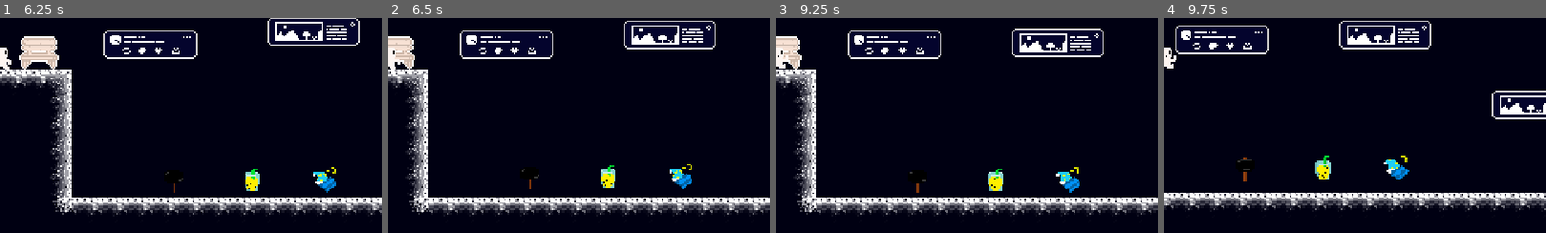
Above: before the commit, frames 1-4 (left to right).
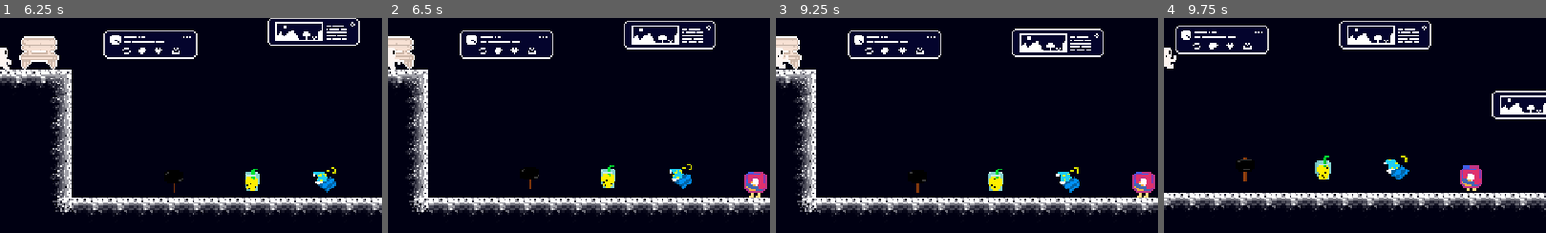
Above: after the commit, the same moments.

Repository: ilmoruuu/dontScroll
Game: Godot game, scene res://scenes/ui/main_menu.tscn
Same seed, same stepped clock (60 frames per second), same inputs: the game is played once before the commit and once after it.
Inputs:
- Up to frame 1 (6.25 s): click "Iniciar" at 0.5 s; tap Enter (ui_accept) at 1.25, 1.52, 2.27, 3.5, 3.77, 4.52, 5.27 s; hold Right (ui_right) 1.28-2.78 s; tap F (interact) every 1.5 s from 1.35 to 5.85 s; tap D (use_item) at 2.1, 3.6, 5.1 s; hold Left (ui_left) 2.78-3.53 s; hold Right (ui_right) 3.53-5.03 s; hold Left (ui_left) 5.03-5.78 s; hold Right (ui_right) from 5.78 s (still down)
- Up to frame 2 (6.5 s): keep holding Right (ui_right)
- Up to frame 3 (9.25 s): release Right (ui_right) at 6.53 s; hold Left (ui_left) 6.53-8.03 s; tap D (use_item) at 6.6, 8.1 s; tap Enter (ui_accept) at 6.77, 7.52, 8.27 s; tap F (interact) at 7.35, 8.85 s; hold Right (ui_right) from 8.03 s (still down)
- Up to frame 4 (9.75 s): keep holding Right (ui_right); tap D (use_item) at 9.6 s
The pictures show only the part of the screen within x 50-100%, y 41-91%; the shares and areas given below are measured in that part.

Frame 1 is identical in both runs. In frame 2, 0.6% of the frame differs, in the area x 93-100%, y 71-84%; in frame 3, 0.6%; in frame 4, 0.6%, in the area x 77-84%, y 68-81%.

Commit message:
feat: inimigo estagram na fase 1

Diff:
--- a/dont-scroll/entities/enemies/estagram.tscn
+++ b/dont-scroll/entities/enemies/estagram.tscn
@@ -39,3 +39,9 @@
 animation = &"idle"
 autoplay = "idle"
 frame_progress = 0.3183384
+
+[node name="FloorCheck" type="RayCast2D" parent="." unique_id=783558624]
+position = Vector2(15, 20)
+
+[node name="WallCheck" type="RayCast2D" parent="." unique_id=66268108]
+position = Vector2(15, 0)
--- a/dont-scroll/scenes/levels/fase1.tscn
+++ b/dont-scroll/scenes/levels/fase1.tscn
@@ -14,6 +14,8 @@
 [ext_resource type="PackedScene" uid="uid://cyclxrltpbhhd" path="res://entities/PUs/PU_hammer.tscn" id="12_pvllh"]
 [ext_resource type="PackedScene" uid="uid://ckjmesgeei2jv" path="res://entities/PUs/PU_juice.tscn" id="13_d1ex0"]
 [ext_resource type="PackedScene" uid="uid://dk85fxcwyw8nw" path="res://entities/enemies/aribook.tscn" id="14_h28po"]
+[ext_resource type="PackedScene" uid="uid://wvwtw3mekkrb" path="res://entities/enemies/estagram.tscn" id="15_ymah1"]
+[ext_resource type="Script" uid="uid://bwcs3bcuc0rro" path="res://entities/enemies/enemy.gd" id="16_3u7fm"]
 
 [sub_resource type="PhysicsMaterial" id="PhysicsMaterial_4bc74"]
 
@@ -157,3 +159,7 @@
 
 [node name="aribook" parent="Enemies" unique_id=2017140662 instance=ExtResource("14_h28po")]
 position = Vector2(-27, 7)
+
+[node name="estagram" parent="Enemies" unique_id=99027874 instance=ExtResource("15_ymah1")]
+position = Vector2(-80, 27)
+script = ExtResource("16_3u7fm")
